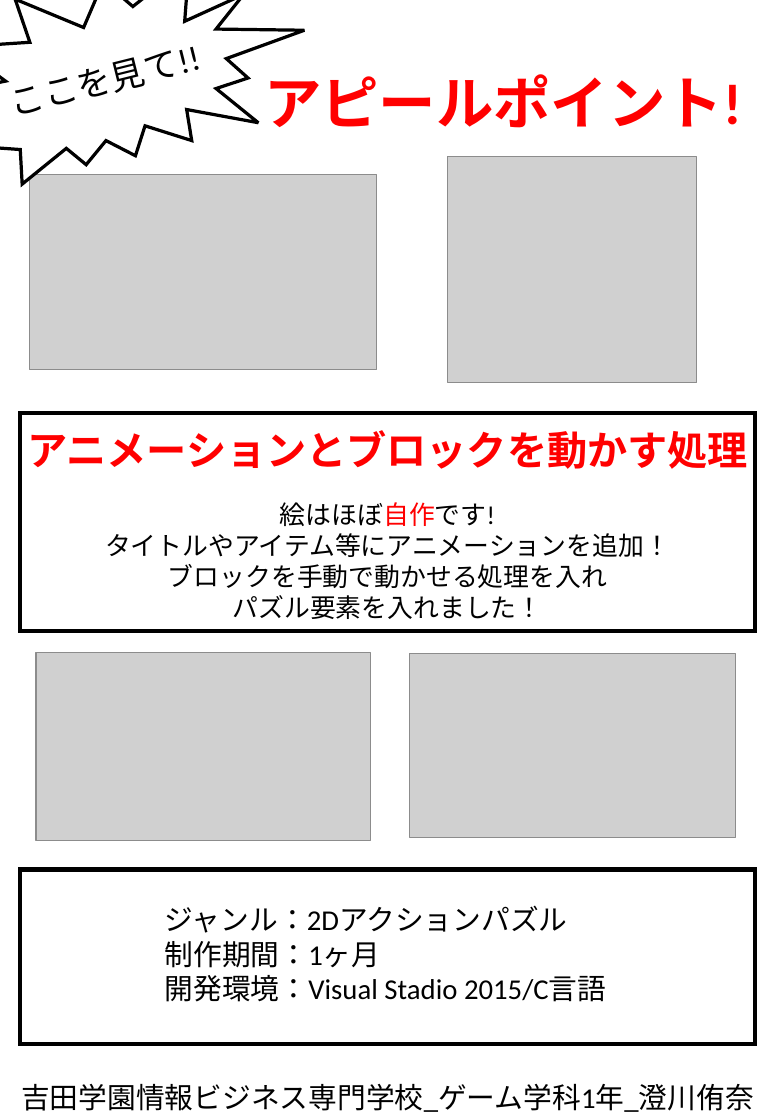
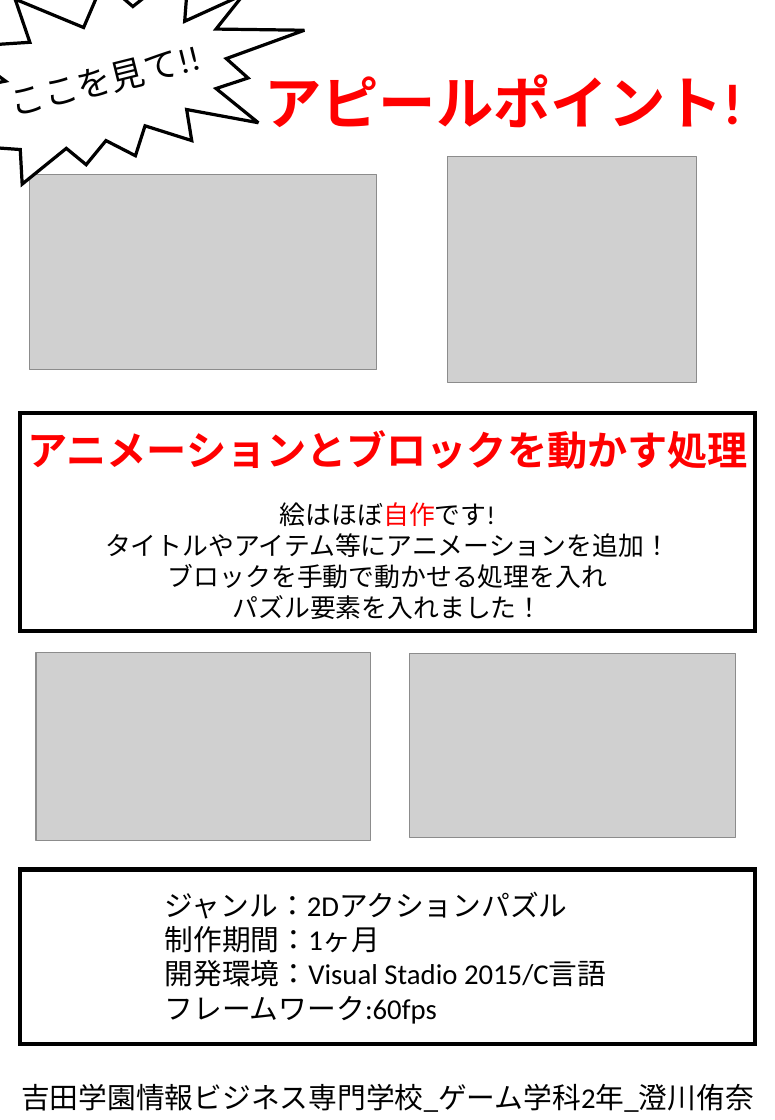
Before and after one commit to siragami-17/sumikawa_Game, a slide deck: slide 1 of 吉田学園情報ビジネス専門学校_澄川侑奈/アクションゲーム/Research facility/Research facility_アピールポイント.ppsx. Drawn at 775x1120 pixels with LibreOffice and Linux fonts; fonts in the diff are those of the drawing; grey boxes stand for pictures. Boxes give left, top, right and bottom in pixels: in the first picture for what was removed or moved away, otherwise in the second. Text is boxed around its words. In the diff, an @@ line names an element or a change of style, - is before the commit and + after.

Commit message:
中身を修正しました

```diff
--- a/吉田学園情報ビジネス専門学校_澄川侑奈/アクションゲーム/Research facility/Research facility_アピールポイント.ppsx
+++ b/吉田学園情報ビジネス専門学校_澄川侑奈/アクションゲーム/Research facility/Research facility_アピールポイント.ppsx
@@ text "ジャンル：2Dアクションパズル": place and size @@
-text "ジャンル：2Dアクションパズル" at (165, 905, 606, 1002)
+text "ジャンル：2Dアクションパズル" at (165, 891, 606, 1024)
@@ text at (165, 996, 437, 1024): paragraph added @@
+フレームワーク:60fps
@@ text at (21, 1083, 754, 1112): text changed @@
-吉田学園情報ビジネス専門学校_ゲーム学科1年_澄川侑奈
+吉田学園情報ビジネス専門学校_ゲーム学科2年_澄川侑奈
```
